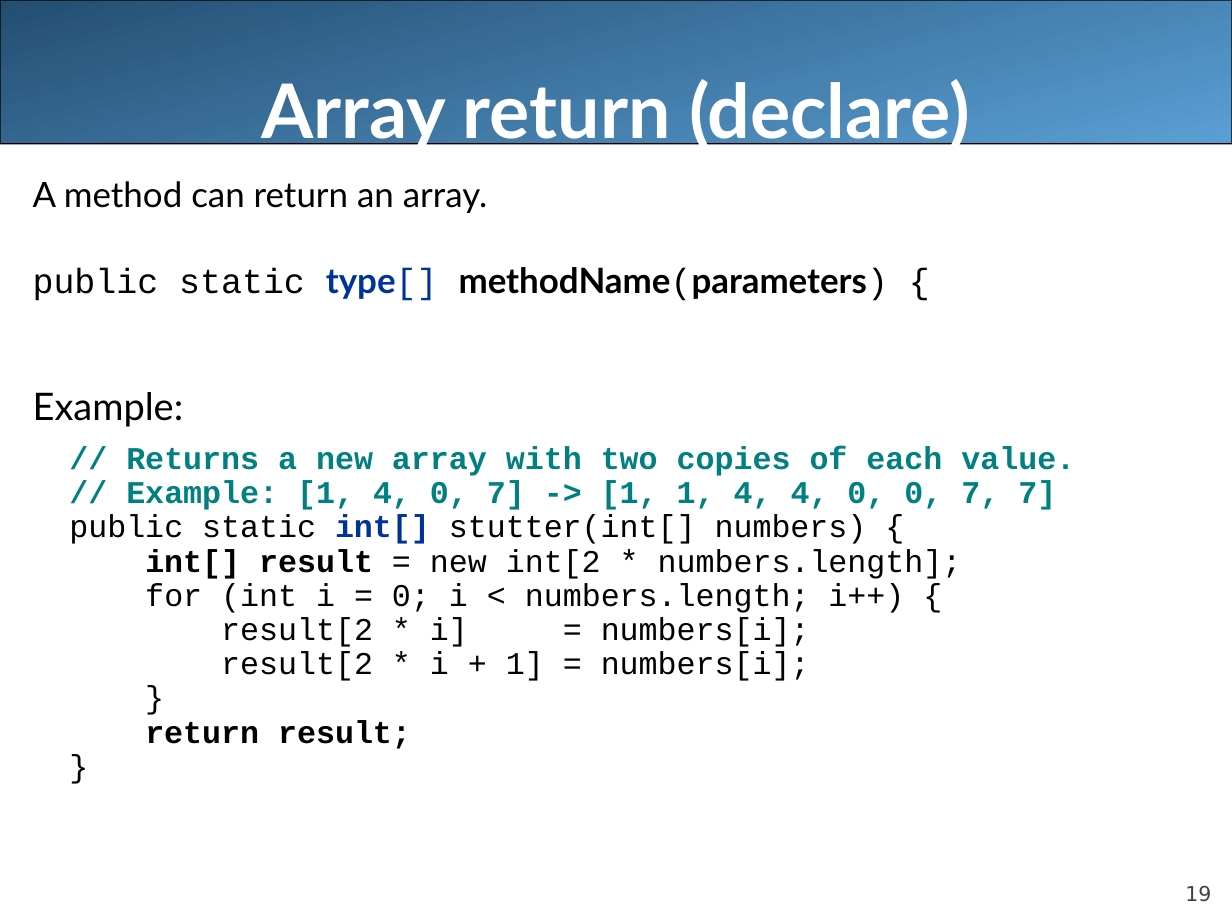
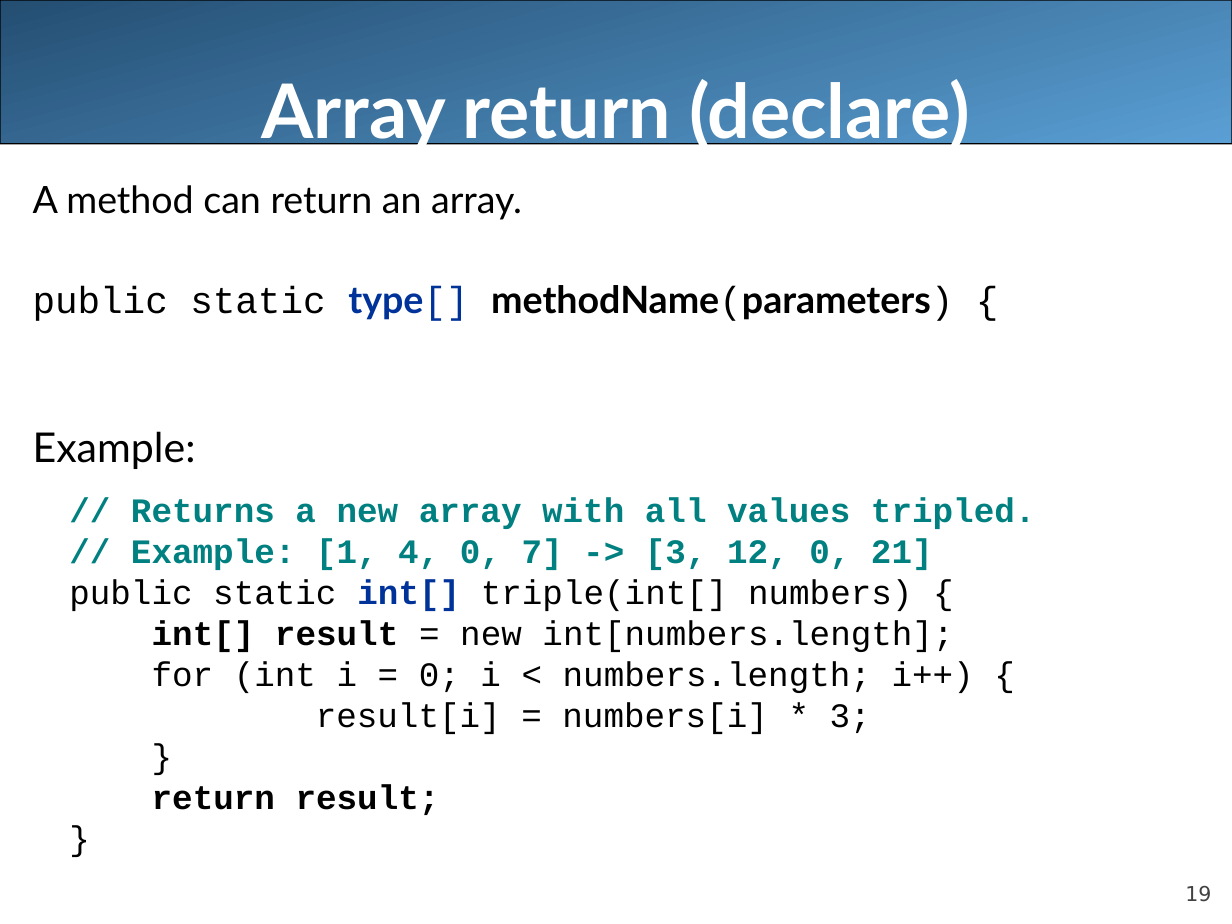
Before and after one commit to LongBaoNguyen/longbaonguyen.github.io, a slide deck: slide 19 of courses/apcsa/lecture17.ppt. Drawn at 1232x924 pixels with LibreOffice and Linux fonts; fonts in the diff are those of the drawing. Boxes give left, top, right and bottom in pixels: in the first picture for what was removed or moved away, otherwise in the second. Text is boxed around its words. In the diff, an @@ line names an element or a change of style, - is before the commit and + after.

```diff
--- a/courses/apcsa/lecture17.ppt
+++ b/courses/apcsa/lecture17.ppt
@@ text at bbox=[33, 185, 974, 815]: size 20.4 to 22 pt in "A method can return an array.", "public static type[] methodName(parameters) {"; size 22.2 to 24 pt in "Example:"; size 18.5 to 20 pt in "for (int i = 0; i < ...", "}", "return result;", "}"; line spacing 0.8 to 0.9; line spacing 0.9 to 1 @@
@@ text at bbox=[69, 497, 1035, 652]: text changed; size 18.5 to 20 pt @@
-// Returns a new array with two copies of each value.
-// Example: [1, 4, 0, 7] -> [1, 1, 4, 4, 0, 0, 7, 7]
-public static int[] stutter(int[] numbers) {
-int[] result = new int[2 * numbers.length];
+// Returns a new array with all values tripled.
+// Example: [1, 4, 0, 7] -> [3, 12, 0, 21]
+public static int[] triple(int[] numbers) {
+int[] result = new int[numbers.length];
@@ text at bbox=[316, 702, 871, 734]: text changed; size 18.5 to 20 pt @@
-result[2 * i] = numbers[i];
-result[2 * i + 1] = numbers[i];
+result[i] = numbers[i] * 3;
```
Also in this commit, not shown: 3 other slides changed, 1 other file.
